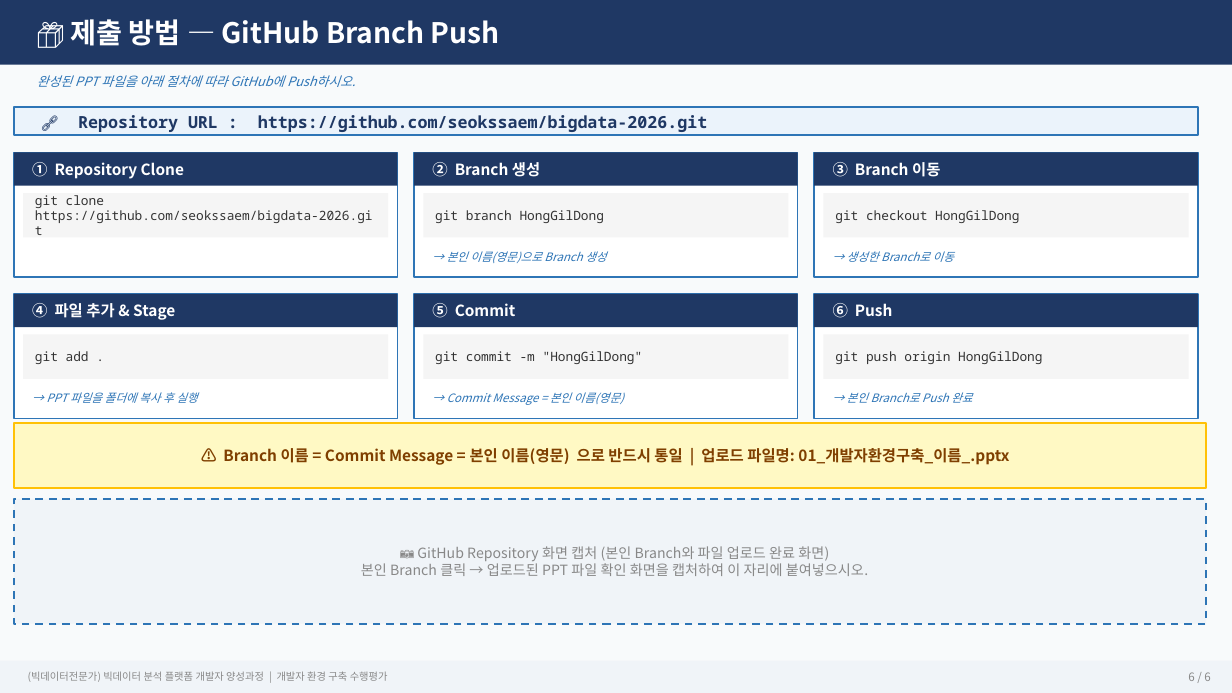
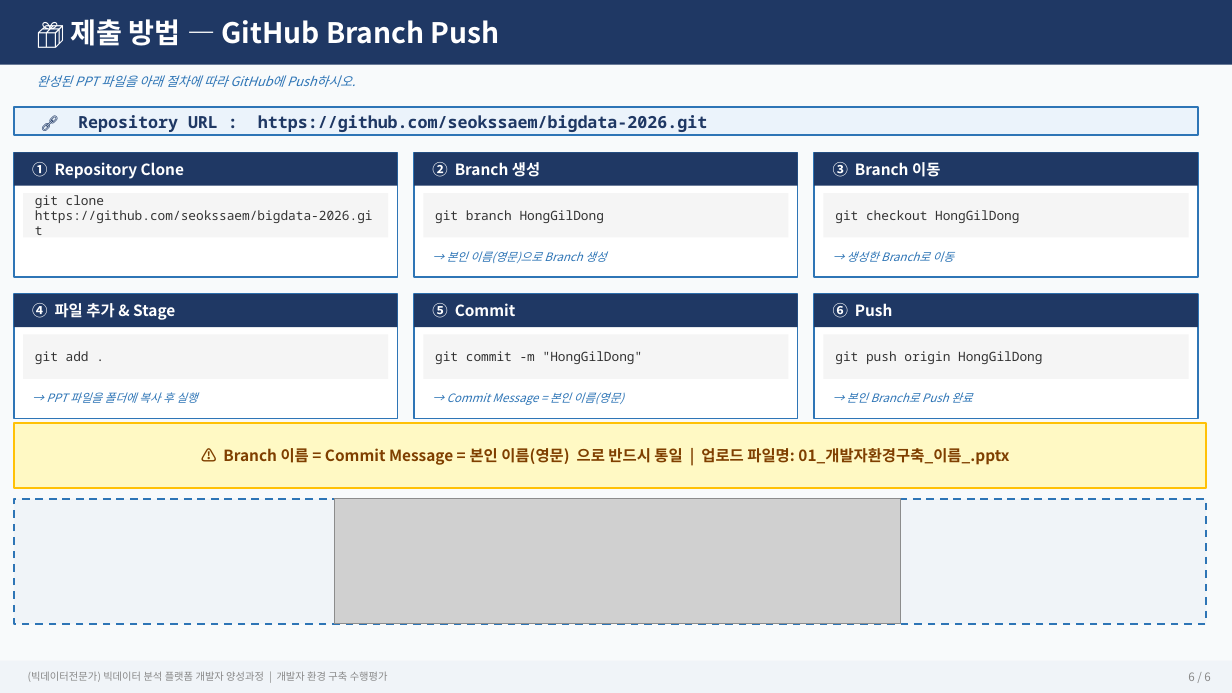
Before and after one commit to seokssaem/bigdata-2026, a slide deck: slide 6 of 01_개발자환경구축_노가희.pptx. Drawn at 1232x693 pixels with LibreOffice and Linux fonts; fonts in the diff are those of the drawing; grey boxes stand for pictures. Boxes give left, top, right and bottom in pixels: in the first picture for what was removed or moved away, otherwise in the second. Text is boxed around its words. In the diff, an @@ line names an element or a change of style, - is before the commit and + after.

Commit message:
NoGaHee

```diff
--- a/01_개발자환경구축_노가희.pptx
+++ b/01_개발자환경구축_노가희.pptx
@@ picture added at (334, 498, 900, 624) @@
@@ text removed at (361, 546, 868, 576) @@
-📷 GitHub Repository 화면 캡처 (본인 Branch와 파일 업로드 완료 화면)
-본인 Branch 클릭 → 업로드된 PPT 파일 확인 화면을 캡처하여 이 자리에 붙여넣으시오.
```
